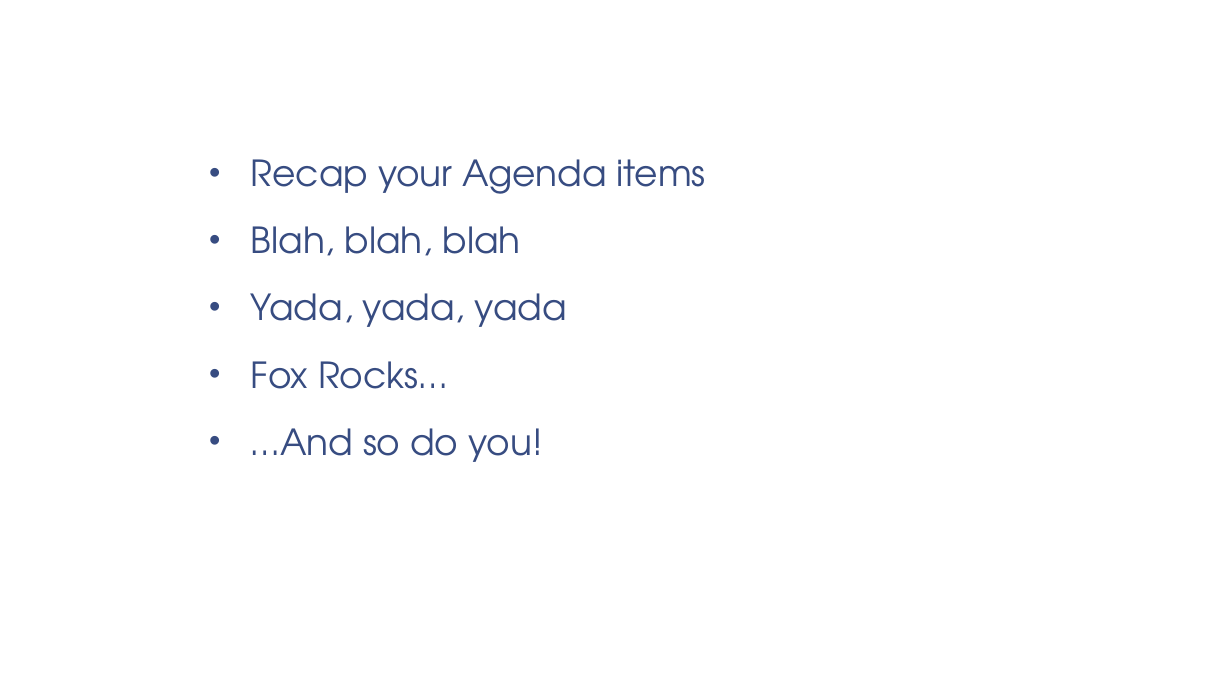
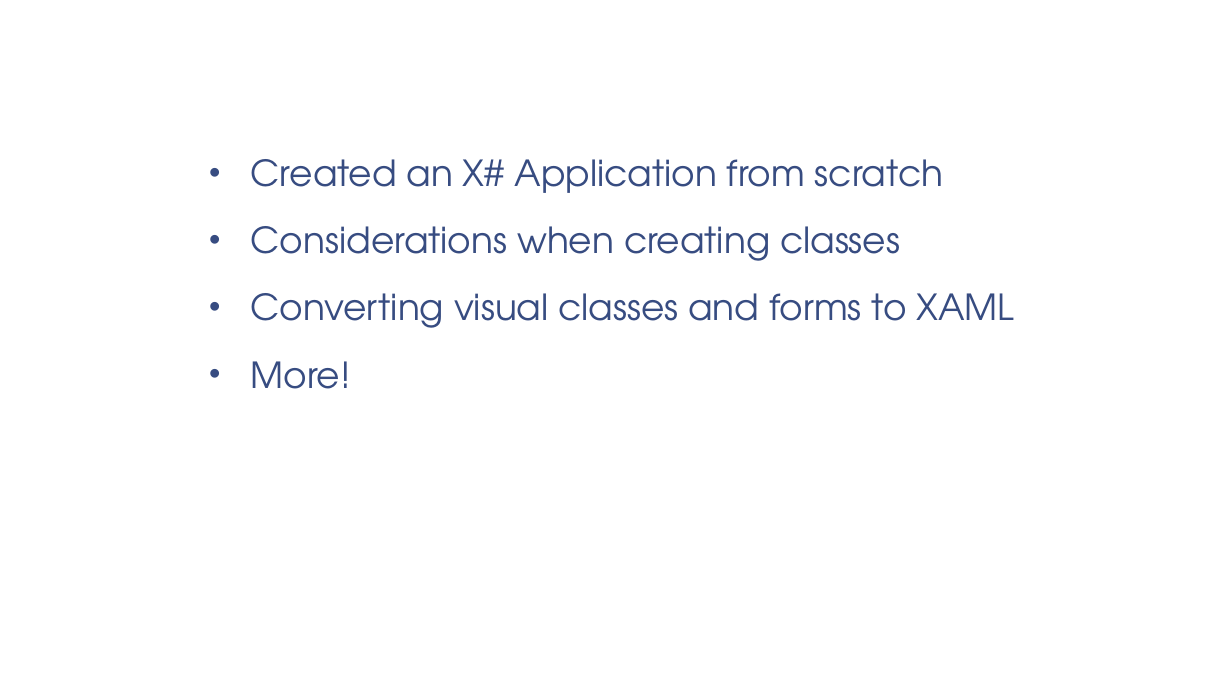
Before and after one commit to eselje/XToDos, a slide deck: slide 18 of Docs/Selje_XSharpFromScratch_Slides.pptx (slide 17 before the commit). Drawn at 1232x693 pixels with LibreOffice and Linux fonts; fonts in the diff are those of the drawing; background and template pictures are left out. Boxes give left, top, right and bottom in pixels: in the first picture for what was removed or moved away, otherwise in the second. Text is boxed around its words. In the diff, an @@ line names an element or a change of style, - is before the commit and + after.

```diff
--- a/Docs/Selje_XSharpFromScratch_Slides.pptx
+++ b/Docs/Selje_XSharpFromScratch_Slides.pptx
@@ text at bbox=[251, 159, 1015, 389]: text changed @@
-• Recap your Agenda items
-• Blah, blah, blah
-• Yada, yada, yada
-• Fox Rocks…
-• …And so do you!
+• Created an X# Application from scratch
+• Considerations when creating classes
+• Converting visual classes and forms to XAML
+• More!
```
Also in this commit, not shown: 8 other slides changed, 9 slides added, 8 slides removed, 3 other files.
